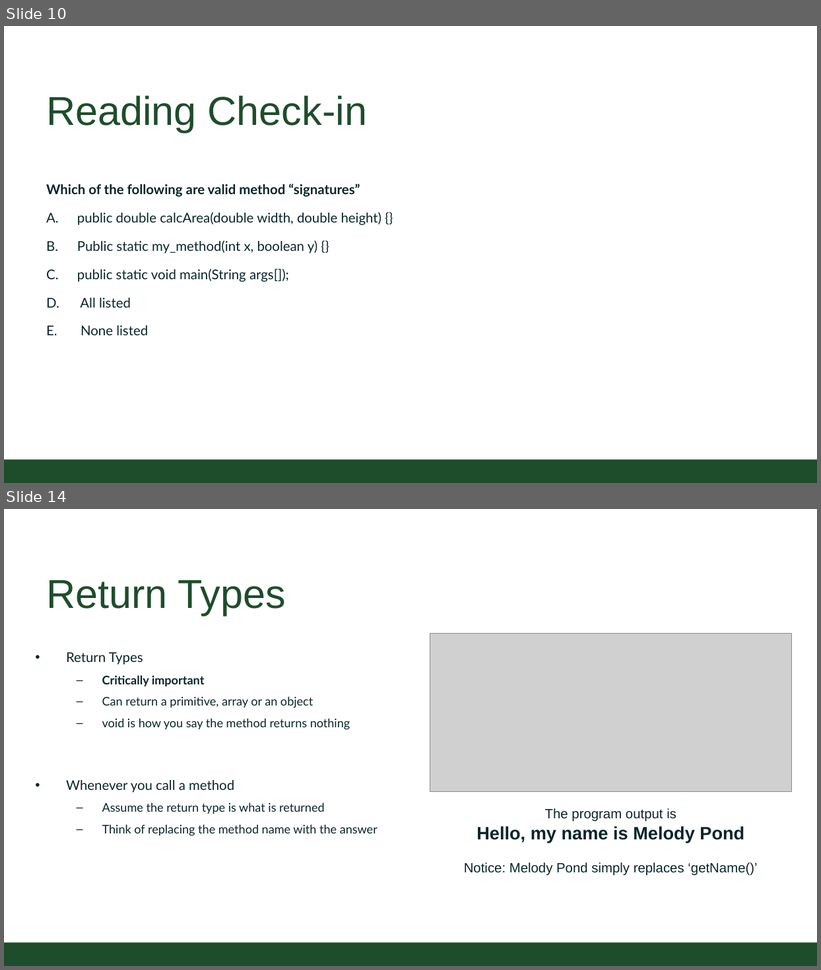
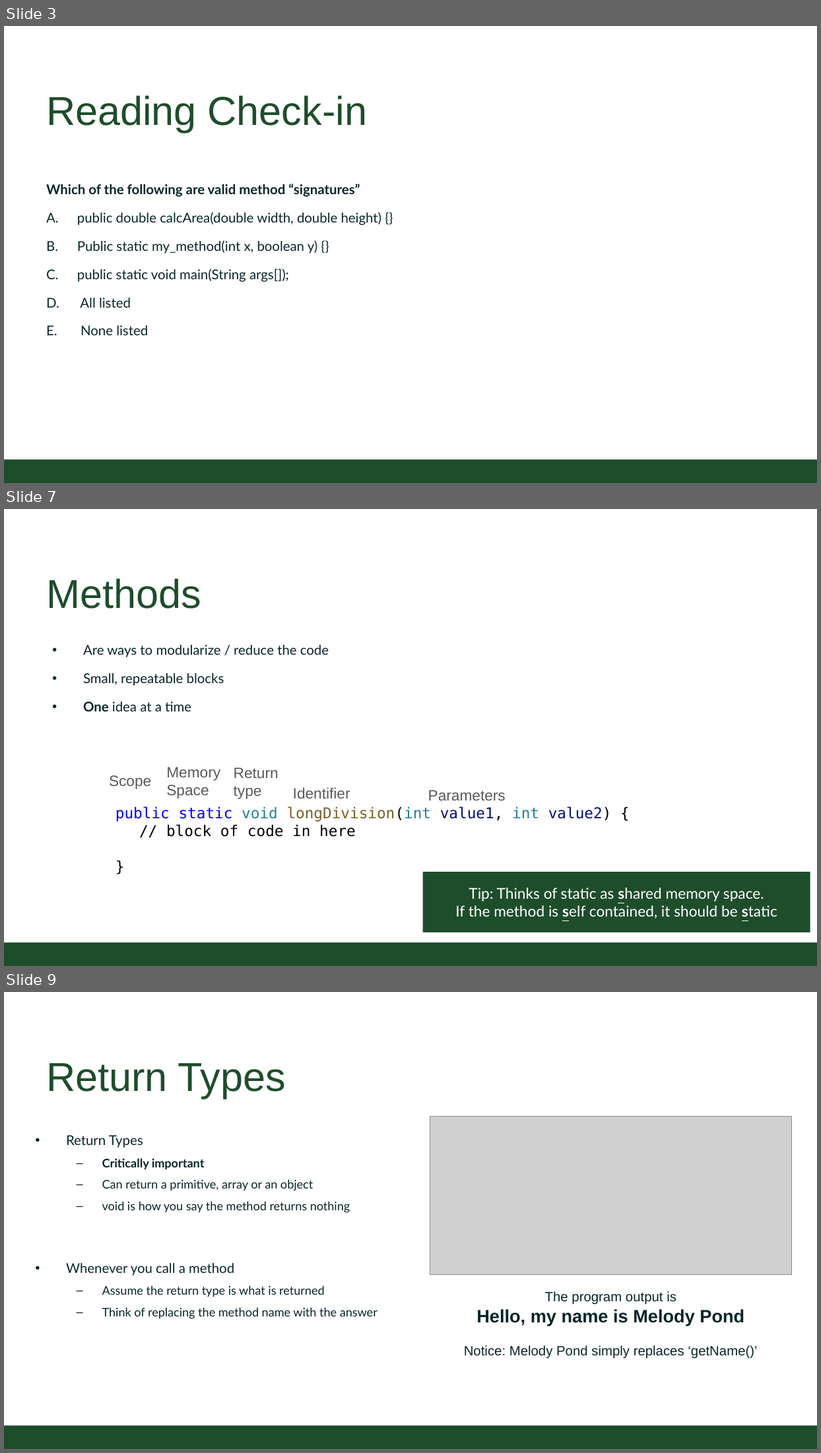
Before and after one commit to CSU-CompSci-CS163-4/Handouts, a slide deck: slides/On-Campus/02_02_ObjectsMethods.pptx. Shown one above the other, each under a label of ours: slides 10 and 14 before the commit, slides 3, 7 and 9 after it; the slides between them are not shown. The pictures are 821x970 and 821x1453 pixels, drawn with LibreOffice and Linux fonts; fonts in the diff are those of the drawing; grey boxes stand for pictures; background and template pictures are left out. Boxes give left, top, right and bottom in pixels: in the first picture for what was removed or moved away, otherwise in the second. Text is boxed around its words. In the diff, an @@ line names an element or a change of style, - is before the commit and + after.

```diff
--- a/slides/On-Campus/02_02_ObjectsMethods.pptx
+++ b/slides/On-Campus/02_02_ObjectsMethods.pptx
@@ slide 7 added at (4, 509, 817, 966), background #FFFFFF; not listed: 1 template element that a slide beside it also shows @@
@@ title added at (46, 578, 201, 609), 54 pt, text #1E4D2B @@
+Methods
@@ text added at (83, 645, 329, 712), 18 pt, text #092529 @@
+• Are ways to modularize / reduce the code
+• Small, repeatable blocks
+• One idea at a time
@@ text added at (109, 776, 151, 789), 20 pt, text #59595B @@
+Scope
@@ text added at (166, 767, 220, 799), 20 pt, text #59595B @@
+Memory Space
@@ text added at (234, 768, 279, 799), 20 pt, text #59595B @@
+Return type
@@ text added at (293, 788, 350, 799), 20 pt, text #59595B @@
+Identifier
@@ text added at (428, 790, 506, 801), 20 pt, text #59595B @@
+Parameters
@@ text added at (116, 807, 612, 837), 20 pt, text #000000 @@
+public static void longDivision(int value1, int value2) {
+// block of code in here
+}
@@ rectangle added at (422, 872, 810, 933), fill #1E4D2B, 20 pt, text #FFFFFF @@
+Tip: Thinks of static as shared memory space.
+If the method is self contained, it should be static
@@ what was slide 10 is now slide 3 @@
@@ what was slide 14 is now slide 9 @@
```
Also in this commit, not shown: 11 slides changed, 13 other slides added, 2 slides removed, 4 other files.
